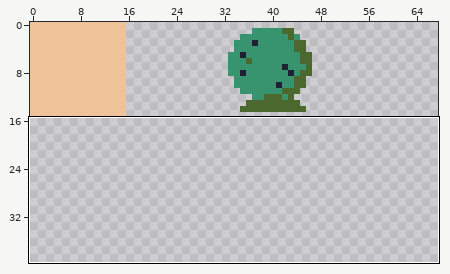
Sprite sheet, stored at Servival/assets/data/levels/tileset.png. Above, an overview of the earlier version with the close-up marked.
Close-up. Before:
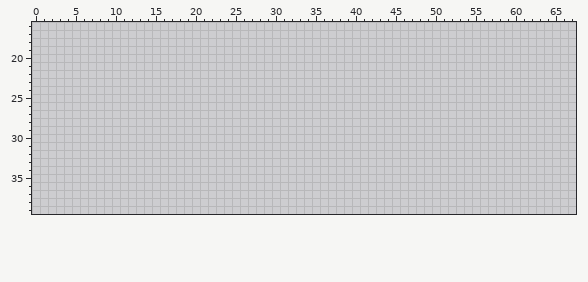
The file is 256x256 pixels, drawn in blocks of 2x2; one block is one cell here. Shown: x 0..67, y 16..39. The wide view leaves out empty margins.
Once edited:
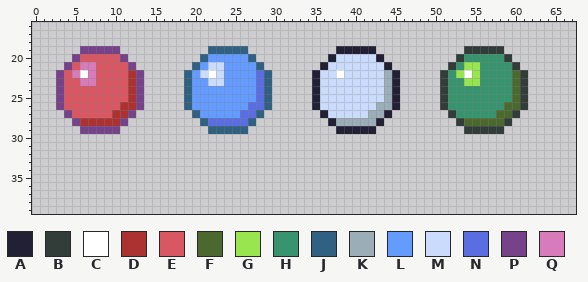
Palette (. is transparent): A #222034  B #323c39  C #ffffff  D #ac3232  E #d95763  F #4b692f  G #99e550  H #37946e  J #306082  K #9badb7  L #639bff  M #cbdbfc  N #5b6ee1  P #76428a  Q #d77bba
Diff:
@@ x 0..67 @@
 18 ....................................................................
-19 ....................................................................
-20 ....................................................................
-21 ....................................................................
-22 ....................................................................
-23 ....................................................................
-24 ....................................................................
-25 ....................................................................
-26 ....................................................................
-27 ....................................................................
-28 ....................................................................
-29 ....................................................................
+19 ......PPPPP...........JJJJJ...........AAAAA...........BBBBB.........
+20 .....PEEEEEP.........JLLLLLJ.........AMMMMMA.........BHHHHHB........
+21 ....PEQQEEEEP.......JLMMLLLLJ.......AMMMMMMMA.......BHGGHHHHB.......
+22 ...PEQCQEEEEDP.....JLMCMLLLLNJ.....AMMCMMMMMKA.....BHGCGHHHHFB......
+23 ...PEEQQEEEEDP.....JLLMMLLLLNJ.....AMMMMMMMMKA.....BHHGGHHHHFB......
+24 ...PEEEEEEEEDP.....JLLLLLLLLNJ.....AMMMMMMMMKA.....BHHHHHHHHFB......
+25 ...PEEEEEEEEDP.....JLLLLLLLLNJ.....AMMMMMMMMKA.....BHHHHHHHHFB......
+26 ...PEEEEEEEDDP.....JLLLLLLLNNJ.....AMMMMMMMKKA.....BHHHHHHHFFB......
+27 ....PEEEEEDDP.......JLLLLLNNJ.......AMMMMMKKA.......BHHHHHFFB.......
+28 .....PDDDDDP.........JNNNNNJ.........AKKKKKA.........BFFFFFB........
+29 ......PPPPP...........JJJJJ...........AAAAA...........BBBBB.........
 30 ....................................................................
